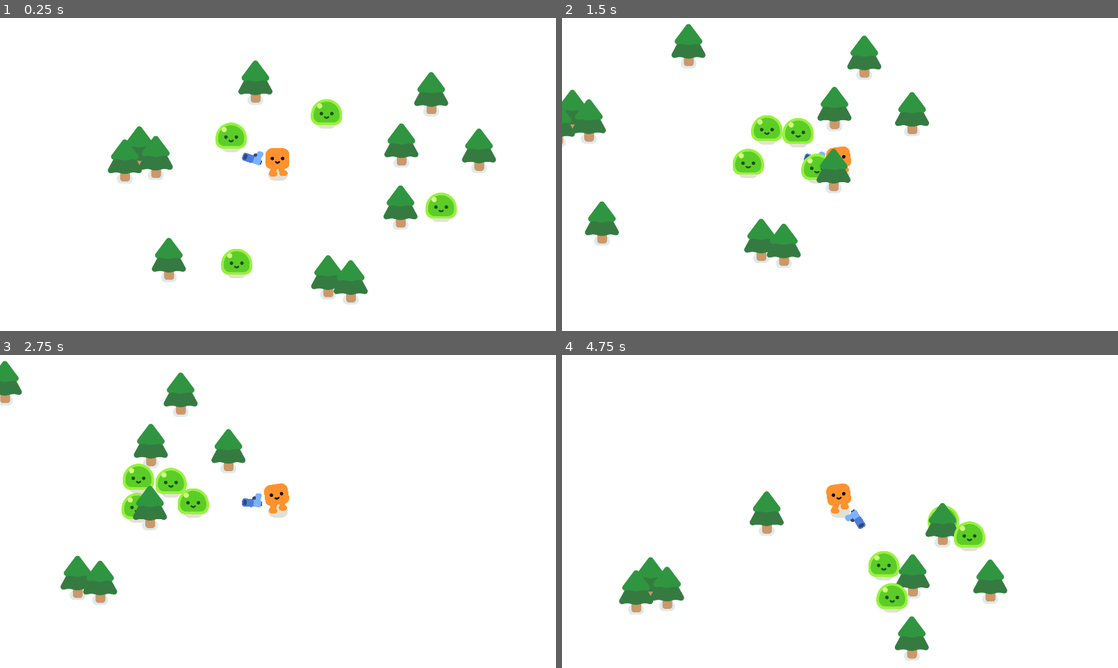
Above: before the commit, frames 1-4 (two rows, left to right).
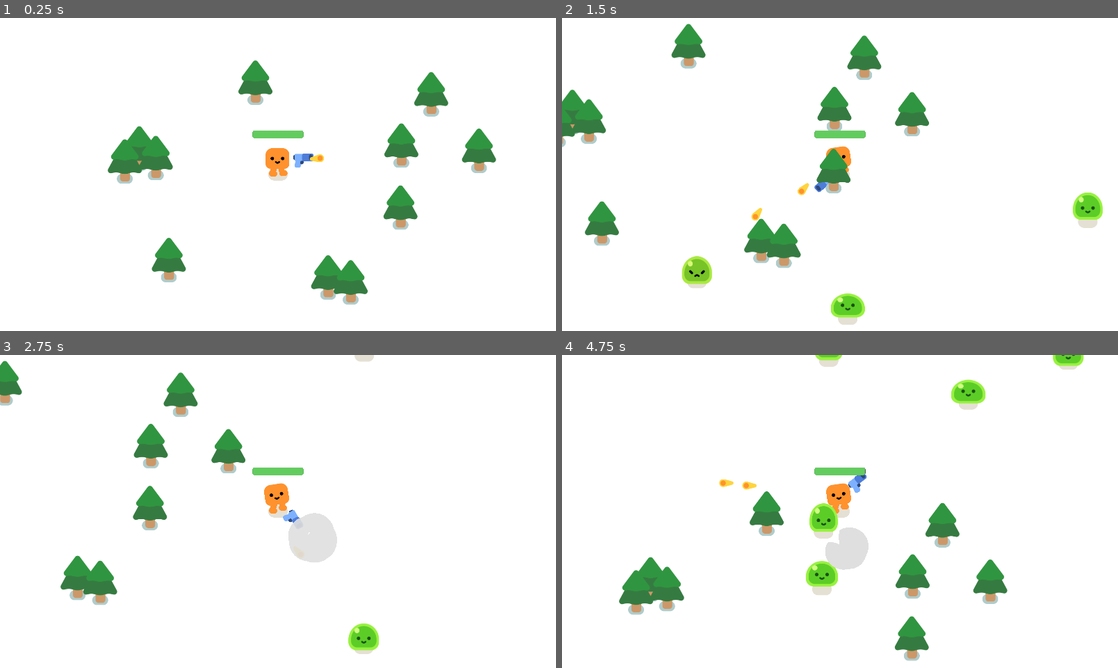
Above: after the commit, the same moments.

Repository: biohackerellie/Learn-Godot
Game: Godot game, scene res://SurvivorsGame.tscn
Same seed, same stepped clock (60 frames per second), same inputs: the game is played once before the commit and once after it.
Inputs (mouse positions are in pixels of both pictures, inside the frame that each line leads up to):
- Up to frame 1 (0.25 s): no input
- Up to frame 2 (1.5 s): tap Enter at 0.5, 0.6 s; move the mouse to (962, 158) at 0.52 s; hold D (move_right) 0.53-1.28 s; click (962, 158) at 0.67 s; move the mouse to (728, 190) at 1.27 s; hold S (move_down) from 1.28 s (still down); tap F at 1.35 s
- Up to frame 3 (2.75 s): move the mouse to (333, 442) at 2.02 s; release S (move_down) at 2.03 s; hold D (move_right) from 2.03 s (still down); tap Enter at 2.1 s
- Up to frame 4 (4.75 s): move the mouse to (812, 574) at 2.77 s; release D (move_right) at 2.78 s; hold W (move_up) 2.78-3.53 s; tap F at 2.85, 4.35 s; click (812, 574) at 2.92 s; move the mouse to (1006, 558) at 3.52 s; hold A (move_left) from 3.53 s (still down); tap Enter at 3.6 s; move the mouse to (673, 464) at 4.27 s

The runs differ from the first frame. In frame 1, 2.6% of the frame differs, in the area x 21-88%, y 24-92%; in frame 2, 3.7%; in frame 3, 3.7%; in frame 4, 4.7%, in the area x 11-94%, y 0-98%.

Commit message:
complete tutorial

Diff:
--- a/SurvivorsGame.tscn
+++ b/SurvivorsGame.tscn
@@ -1,11 +1,18 @@
-[gd_scene load_steps=4 format=3 uid="uid://bp2cy3iektv58"]
+[gd_scene load_steps=5 format=3 uid="uid://bp2cy3iektv58"]
 
+[ext_resource type="Script" path="res://survivors_game.gd" id="1_0pf6x"]
 [ext_resource type="PackedScene" uid="uid://b4qdfae1xnomv" path="res://player.tscn" id="1_0qsk5"]
 [ext_resource type="PackedScene" uid="uid://dhhi1leun4jhb" path="res://pine_tree.tscn" id="2_88eyd"]
-[ext_resource type="PackedScene" uid="uid://j5ey5uka8d61" path="res://mob.tscn" id="2_atwjv"]
+
+[sub_resource type="Curve2D" id="Curve2D_y4ubq"]
+_data = {
+"points": PackedVector2Array(0, 0, 0, 0, -245, -160, 0, 0, 0, 0, 2114, -182, 0, 0, 0, 0, 2109, 1217, 0, 0, 0, 0, -246, 1206, 0, 0, 0, 0, -241, 98, 0, 0, 0, 0, -243, -158)
+}
+point_count = 6
 
 [node name="Game" type="Node2D"]
 y_sort_enabled = true
+script = ExtResource("1_0pf6x")
 
 [node name="CanvasLayer" type="CanvasLayer" parent="."]
 layer = -30
@@ -18,17 +25,14 @@
 [node name="Player" parent="." instance=ExtResource("1_0qsk5")]
 position = Vector2(861, 504)
 
-[node name="Mob" parent="." instance=ExtResource("2_atwjv")]
-position = Vector2(635, 367)
+[node name="Path2D" type="Path2D" parent="Player"]
+position = Vector2(-861, -504)
+curve = SubResource("Curve2D_y4ubq")
 
-[node name="Mob2" parent="." instance=ExtResource("2_atwjv")]
-position = Vector2(1080, 270)
-
-[node name="Mob3" parent="." instance=ExtResource("2_atwjv")]
-position = Vector2(1497, 666)
-
-[node name="Mob4" parent="." instance=ExtResource("2_atwjv")]
-position = Vector2(689, 910)
+[node name="PathFollow2D" type="PathFollow2D" parent="Player/Path2D"]
+unique_name_in_owner = true
+position = Vector2(-245, -160)
+rotation = -0.00932572
 
 [node name="PineTree" parent="." instance=ExtResource("2_88eyd")]
 position = Vector2(382, 469)
@@ -62,3 +66,59 @@
 
 [node name="PineTree11" parent="." instance=ExtResource("2_88eyd")]
 position = Vector2(1284, 673)
+
+[node name="Timer" type="Timer" parent="."]
+wait_time = 0.3
+autostart = true
+
+[node name="GameOver" type="CanvasLayer" parent="."]
+unique_name_in_owner = true
+visible = false
+
+[node name="ColorRect" type="ColorRect" parent="GameOver"]
+anchors_preset = 15
+anchor_right = 1.0
+anchor_bottom = 1.0
+grow_horizontal = 2
+grow_vertical = 2
+color = Color(0, 0, 0, 0.407843)
+
+[node name="Label" type="Label" parent="GameOver/ColorRect"]
+layout_mode = 1
+anchors_preset = 8
+anchor_left = 0.5
+anchor_top = 0.5
+anchor_right = 0.5
+anchor_bottom = 0.5
+offset_left = -62.5
+offset_top = -11.5
+offset_right = 62.5
+offset_bottom = 11.5
+grow_horizontal = 2
+grow_vertical = 2
+theme_override_colors/font_color = Color(1, 0, 0, 1)
+theme_override_colors/font_shadow_color = Color(0, 0, 0, 1)
+theme_override_colors/font_outline_color = Color(0, 0, 0, 1)
+theme_override_font_sizes/font_size = 156
+text = "You Died...Loser"
+
+[node name="Button" type="Button" parent="GameOver/ColorRect"]
+unique_name_in_owner = true
+layout_mode = 1
+anchors_preset = -1
+anchor_left = 0.441
+anchor_top = 0.625
+anchor_right = 0.475
+anchor_bottom = 0.659
+offset_left = 0.279968
+offset_right = -6.10352e-05
+offset_bottom = 0.279968
+grow_horizontal = 2
+grow_vertical = 2
+theme_type_variation = &"FlatButton"
+disabled = true
+text = "Restart"
+
+[connection signal="health_depleted" from="Player" to="." method="_on_player_health_depleted"]
+[connection signal="timeout" from="Timer" to="." method="_on_timer_timeout"]
+[connection signal="pressed" from="GameOver/ColorRect/Button" to="." method="_on_button_pressed"]
--- a/bullet.tscn
+++ b/bullet.tscn
@@ -4,16 +4,17 @@
 [ext_resource type="Texture2D" uid="uid://dftkbqwsfd68r" path="res://pistol/projectile.png" id="2_4ac0o"]
 
 [sub_resource type="CircleShape2D" id="CircleShape2D_ih304"]
-radius = 16.0312
+radius = 19.6469
 
 [node name="Bullet" type="Area2D"]
-rotation = 0.508069
+top_level = true
 collision_layer = 0
 collision_mask = 3
 script = ExtResource("1_fumvx")
 
 [node name="Projectile" type="Sprite2D" parent="."]
 position = Vector2(-11, 0)
+rotation = -0.0840809
 texture = ExtResource("2_4ac0o")
 
 [node name="CollisionShape2D" type="CollisionShape2D" parent="."]
--- a/gun.gd
+++ b/gun.gd
@@ -12,4 +12,11 @@
 	const BULLET = preload("res://bullet.tscn")
 	var new_bullet = BULLET.instantiate()
 	new_bullet.global_position = %ShootingPoint.global_position
+	new_bullet.global_rotation = %ShootingPoint.global_rotation
+
 	%ShootingPoint.add_child(new_bullet)
+
+
+
+func _on_timer_timeout():
+	shoot()
--- a/gun.tscn
+++ b/gun.tscn
@@ -23,3 +23,9 @@
 [node name="ShootingPoint" type="Marker2D" parent="2DWeaponPivot/Pistol"]
 unique_name_in_owner = true
 position = Vector2(24, -8)
+
+[node name="Timer" type="Timer" parent="."]
+wait_time = 0.2
+autostart = true
+
+[connection signal="timeout" from="Timer" to="." method="_on_timer_timeout"]
--- a/mob.gd
+++ b/mob.gd
@@ -1,8 +1,24 @@
 extends CharacterBody2D
 
+var health = 2
+
+
 @onready var player = get_node("/root/Game/Player")
+
+func _ready():
+	%Slime.play_walk()
 
 func _physics_process(delta: float):
 	var direction = global_position.direction_to(player.global_position)
 	velocity = direction * 300.0
 	move_and_slide()
+
+func take_damage():
+	health -= 1
+	%Slime.play_hurt()
+	if health == 0:
+		queue_free()
+		const SMOKE_EXPLOSION = preload("res://smoke_explosion/smoke_explosion.tscn")
+		var smoke = SMOKE_EXPLOSION.instantiate()
+		get_parent().add_child(smoke)
+		smoke.global_position = global_position
--- a/mob.tscn
+++ b/mob.tscn
@@ -12,6 +12,7 @@
 script = ExtResource("1_3u16p")
 
 [node name="Slime" parent="." instance=ExtResource("1_mprm1")]
+unique_name_in_owner = true
 
 [node name="CollisionShape2D" type="CollisionShape2D" parent="."]
 position = Vector2(0, -30)
--- a/pine_tree.tscn
+++ b/pine_tree.tscn
@@ -9,7 +9,7 @@
 [node name="PineTree" type="StaticBody2D"]
 
 [node name="GroundShadow" type="Sprite2D" parent="."]
-modulate = Color(0.869654, 0.918968, 0.931547, 1)
+modulate = Color(0.691524, 0.801602, 0.797813, 1)
 position = Vector2(0, 5)
 scale = Vector2(0.653846, 0.653846)
 texture = ExtResource("1_whlry")
--- a/player.gd
+++ b/player.gd
@@ -1,5 +1,8 @@
 extends CharacterBody2D
 
+signal health_depleted
+
+var health = 100.0
 
 func _physics_process(delta):
 	var direction = Input.get_vector("move_left", "move_right", "move_up", "move_down")
@@ -10,3 +13,11 @@
 		%HappyBoo.play_walk_animation()
 	else:
 		%HappyBoo.play_idle_animation()
+
+	const DAMAGE_RATE = 10.0
+	var overlapping_mobs = %HurtBox.get_overlapping_bodies()
+	if overlapping_mobs.size() > 0:
+		health -= DAMAGE_RATE * overlapping_mobs.size() * delta
+		%ProgressBar.value = health
+		if health <= 0.0:
+			health_depleted.emit()
--- a/player.tscn
+++ b/player.tscn
@@ -6,6 +6,23 @@
 
 [sub_resource type="CircleShape2D" id="CircleShape2D_hrvnd"]
 radius = 30.0167
+
+[sub_resource type="CircleShape2D" id="CircleShape2D_mu5r7"]
+radius = 48.0
+
+[sub_resource type="StyleBoxFlat" id="StyleBoxFlat_vd3ha"]
+bg_color = Color(0.152941, 0.168627, 0.188235, 1)
+corner_radius_top_left = 8
+corner_radius_top_right = 8
+corner_radius_bottom_right = 8
+corner_radius_bottom_left = 8
+
+[sub_resource type="StyleBoxFlat" id="StyleBoxFlat_kgbbn"]
+bg_color = Color(0.388235, 0.8, 0.372549, 1)
+corner_radius_top_left = 8
+corner_radius_top_right = 8
+corner_radius_bottom_right = 8
+corner_radius_bottom_left = 8
 
 [node name="Player" type="CharacterBody2D"]
 script = ExtResource("1_14faq")
@@ -21,3 +38,23 @@
 
 [node name="Gun" parent="." instance=ExtResource("3_33dyn")]
 position = Vector2(0, -40)
+
+[node name="HurtBox" type="Area2D" parent="."]
+unique_name_in_owner = true
+collision_layer = 0
+collision_mask = 2
+
+[node name="CollisionShape2D" type="CollisionShape2D" parent="HurtBox"]
+shape = SubResource("CircleShape2D_mu5r7")
+debug_color = Color(0.844091, 0.357271, 0.345308, 0.42)
+
+[node name="ProgressBar" type="ProgressBar" parent="."]
+unique_name_in_owner = true
+offset_left = -88.0
+offset_top = -152.0
+offset_right = 88.0
+offset_bottom = -125.0
+theme_override_styles/background = SubResource("StyleBoxFlat_vd3ha")
+theme_override_styles/fill = SubResource("StyleBoxFlat_kgbbn")
+value = 100.0
+show_percentage = false
--- a/project.godot
+++ b/project.godot
@@ -91,7 +91,7 @@
 
 [editor_plugins]
 
-enabled=PackedStringArray("res://addons/colorpicker_presets/plugin.cfg")
+enabled=PackedStringArray("res://addons/colorpicker_presets/plugin.cfg", "res://addons/godot-vim/plugin.cfg")
 
 [input]
 
--- /dev/null
+++ b/survivors_game.gd
@@ -0,0 +1,22 @@
+extends Node2D
+
+
+
+func spawn_mob():
+	var new_mob = preload("res://mob.tscn").instantiate()
+	%PathFollow2D.progress_ratio = randf()
+	new_mob.global_position = %PathFollow2D.global_position
+	add_child(new_mob)
+
+
+func _on_timer_timeout() -> void:
+	spawn_mob()
+
+
+func _on_player_health_depleted() -> void:
+	%GameOver.visible = true
+	get_tree().paused = true
+	%Button.disabled = false
+
+func _on_button_pressed() -> void:
+	get_tree().reload_current_scene()
Not shown, added: addons/godot-vim/godot-vim.gd
Not shown, added: addons/godot-vim/icon.svg
Not shown, added: addons/godot-vim/icon.svg.import
Not shown, added: addons/godot-vim/plugin.cfg
Not shown: 1 places in characters/happy_boo/happy_boo.tscn that only renumber resources
Not shown: 1 places in player.tscn that only renumber resources
